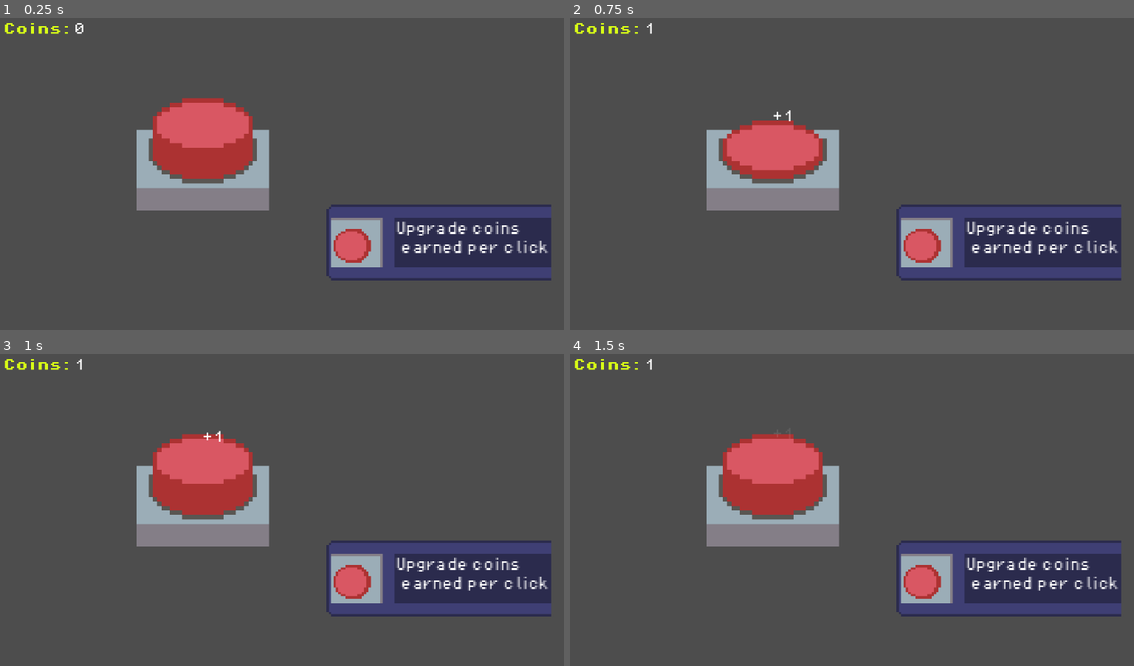
Above: before the commit, frames 1-4 (two rows, left to right).
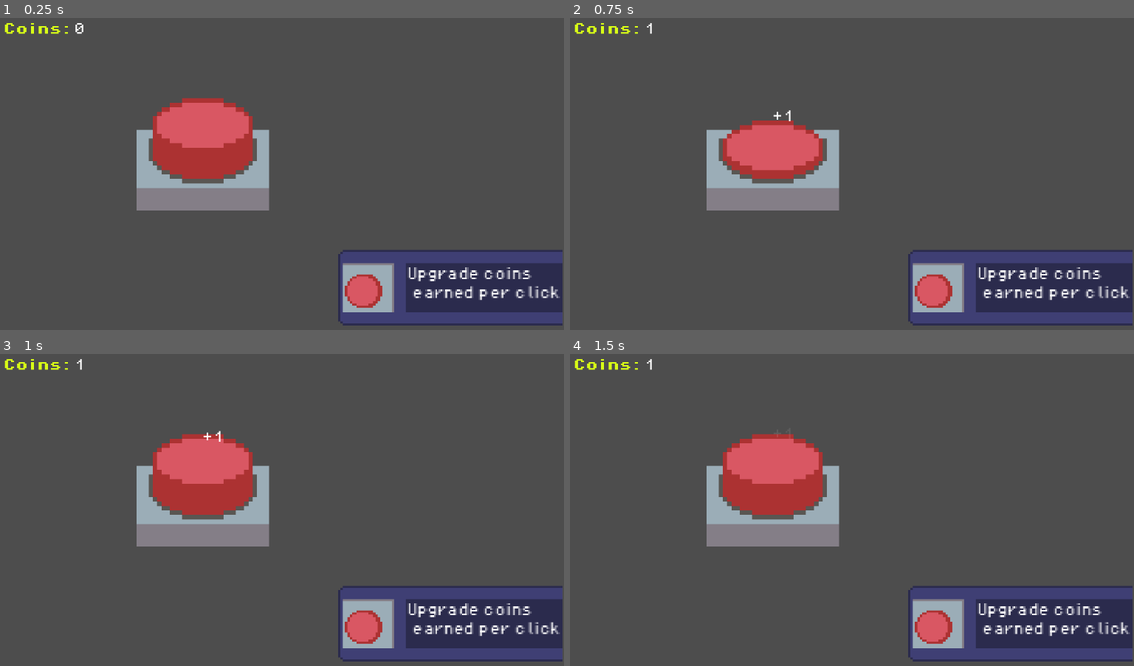
Above: after the commit, the same moments.

Repository: George101-dev/Click
Game: Godot game, scene res://main.tscn
Two runs of this game, one before a commit and one after it. Both use one fixed random seed, a clock stepped at 60 frames per second and the inputs below.
Inputs (mouse positions are in pixels of both pictures, inside the frame that each line leads up to):
- Up to frame 1 (0.25 s): no input
- Up to frame 2 (0.75 s): tap Enter at 0.5 s; move the mouse to (773, 124) at 0.52 s; press the mouse at (773, 124) at 0.53 s
- Up to frame 3 (1 s): no input
- Up to frame 4 (1.5 s): tap Space at 1.25 s; move the mouse to (722, 519) at 1.27 s; release the mouse at (722, 519) at 1.28 s; click (722, 519) at 1.35 s

The runs differ from the first frame. In frame 1, 14% of the frame differs, in the area x 57-100%, y 59-99%; in frame 2, 14%; in frame 3, 14%; in frame 4, 14%.
Error after the commit: Invalid access to property or key 'upgrade_pressed' on a base object of type 'null instance'. (res://button.gd:38)

Commit message:
Revert "Update main.tscn"
This reverts commit 0dda2eab46b74eda6dce91e389916128a1d51382.

Diff:
--- a/button.gd
+++ b/button.gd
@@ -3,6 +3,9 @@
 var coins = 0
 var clicks = 0
 var n = 1
+var upgrade_cost := 50
+var upgrade_level := 0
+var max_upgrades := 5
 var can_Click = true
 @export var popup_scene: PackedScene
 
@@ -13,6 +16,29 @@
 
 	popup.global_position = get_global_mouse_position()
 	popup.start(value)
+
+func try_upgrade():
+	if upgrade_level >= max_upgrades:
+		print("Max upgrades reached")
+		return
+
+	if coins < upgrade_cost:
+		print("Not enough coins")
+		return
+
+	coins -= upgrade_cost
+	n += 1
+	upgrade_level += 1
+	upgrade_cost *= 2
+
+	print("Upgraded! n =", n)
+
+func _ready():
+	var upgrade_button = $Upgrade_CoinsOnClick
+	upgrade_button.upgrade_pressed.connect(_on_upgrade_pressed)
+func _on_upgrade_pressed():
+	try_upgrade()
+
 func _input_event(viewport, event, shape_idx):
 	#registers if player has clicked on the button or not
 	if event is InputEventMouseButton and event.pressed:
--- a/main.tscn
+++ b/main.tscn
@@ -34,5 +34,5 @@
 text = "0"
 
 [node name="Upgrade_CoinsOnClick" parent="." instance=ExtResource("4_1bvp3")]
-position = Vector2(752, 412)
+position = Vector2(767, 471)
 scale = Vector2(2.15817, 2.24)
--- /dev/null
+++ b/upgrade_coins_on_click.gd
@@ -0,0 +1,9 @@
+extends Area2D
+
+signal upgrade_pressed
+
+func _input_event(viewport, event, shape_idx):
+	if event is InputEventMouseButton and event.pressed:
+		if event.button_index == MOUSE_BUTTON_LEFT:
+			$AnimatedSprite2D.play("Press")
+			emit_signal("upgrade_pressed")
--- a/upgrade_coins_on_click.tscn
+++ b/upgrade_coins_on_click.tscn
@@ -1,6 +1,7 @@
-[gd_scene load_steps=9 format=3 uid="uid://b3pssklvg2wep"]
+[gd_scene load_steps=10 format=3 uid="uid://b3pssklvg2wep"]
 
 [ext_resource type="Texture2D" uid="uid://edar7hblmemr" path="res://Upgrade_Button_Sprite.png" id="1_ignui"]
+[ext_resource type="Script" uid="uid://52odio0blmx1" path="res://upgrade_coins_on_click.gd" id="1_jccub"]
 [ext_resource type="FontFile" uid="uid://cvknreo7pfwob" path="res://PixelOperator8.ttf" id="2_jccub"]
 
 [sub_resource type="AtlasTexture" id="AtlasTexture_jlos8"]
@@ -48,6 +49,7 @@
 radius = 9.05539
 
 [node name="Upgrade_CoinsOnClick" type="Area2D"]
+script = ExtResource("1_jccub")
 
 [node name="AnimatedSprite2D" type="AnimatedSprite2D" parent="."]
 position = Vector2(19, 0)
@@ -68,3 +70,5 @@
 theme_override_font_sizes/font_size = 7
 text = "Upgrade coins
  earned per click"
+
+[connection signal="upgrade_pressed" from="." to="." method="_on_upgrade_pressed"]
Not shown, added: upgrade_coins_on_click.gd.uid
